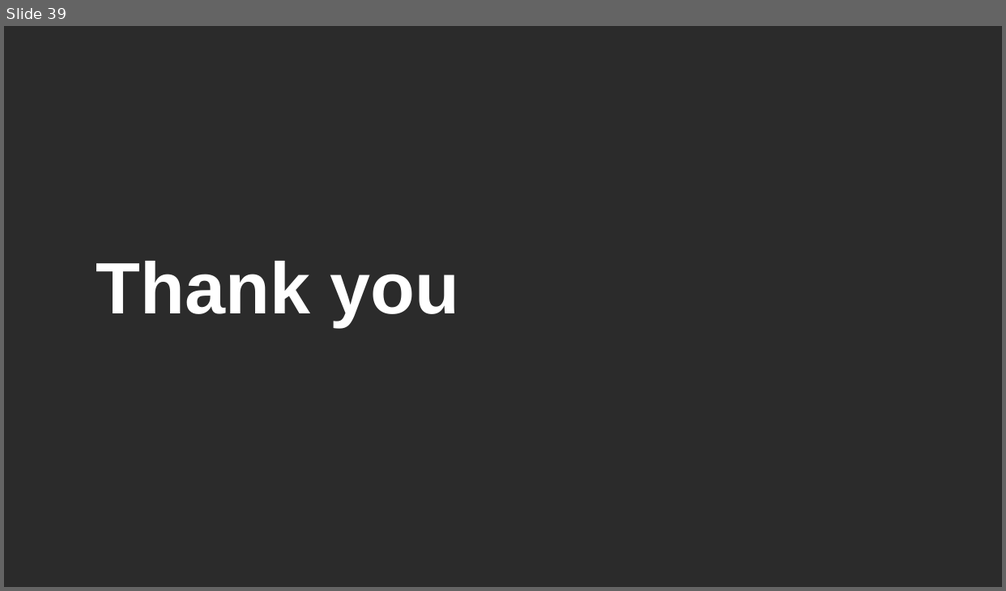
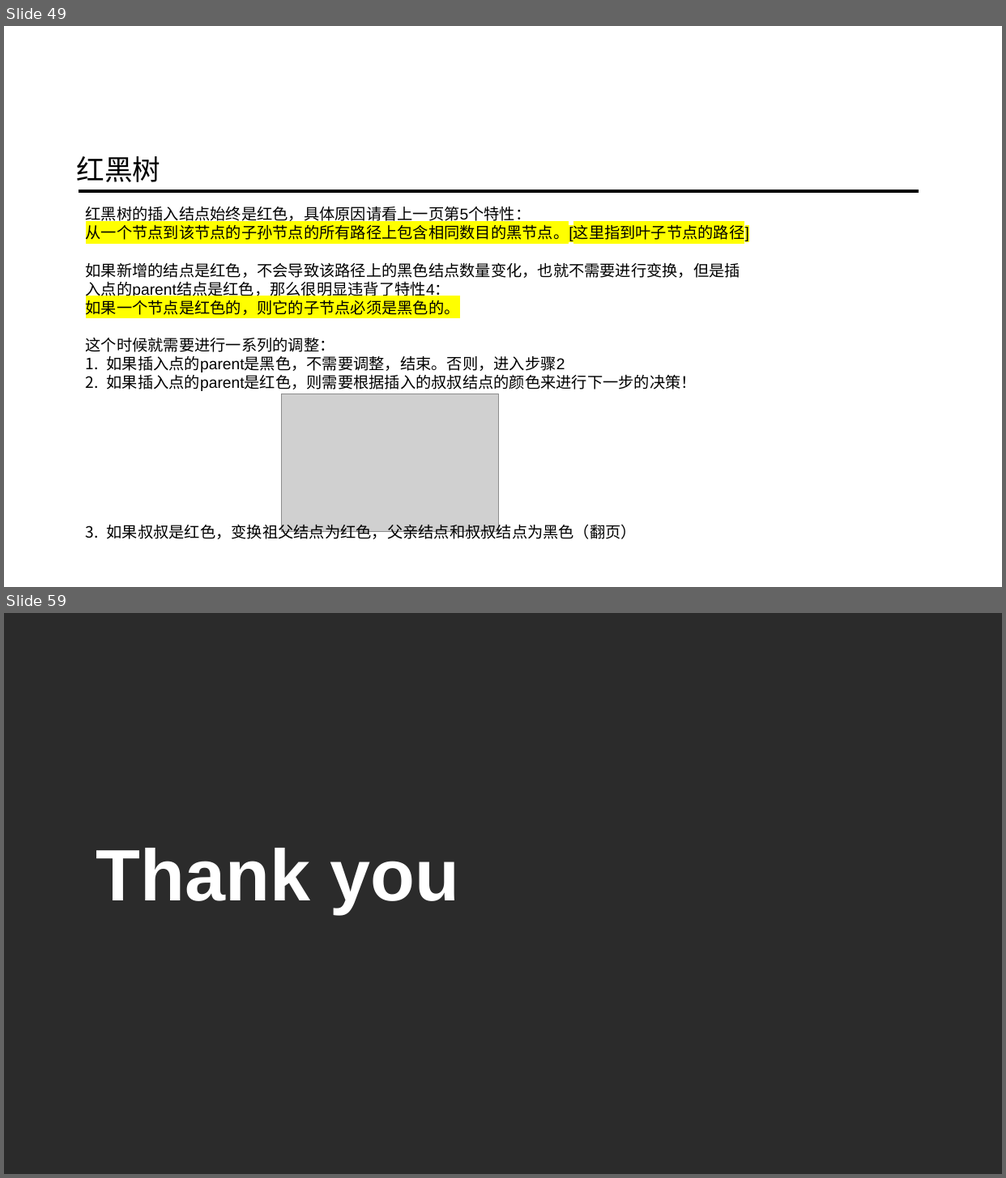
Before and after one commit to ainilili/data-structure-trees-demo, a slide deck: 数据结构之树.pptx. Shown one above the other, each under a label of ours: slide 39 before the commit, slides 49 and 59 after it; the slides between them are not shown. The pictures are 1006x591 and 1006x1178 pixels, drawn with LibreOffice and Linux fonts; fonts in the diff are those of the drawing; grey boxes stand for pictures; background and template pictures are left out; a plain dark background stands for a picture behind light text. Boxes give left, top, right and bottom in pixels: in the first picture for what was removed or moved away, otherwise in the second. Text is boxed around its words. In the diff, an @@ line names an element or a change of style, - is before the commit and + after.

```diff
--- a/数据结构之树.pptx
+++ b/数据结构之树.pptx
@@ slide 49 added at <box>4,26,1002,587</box>, background picture (left out) @@
@@ text added at <box>77,156,161,182</box>, 54 pt, text #000000 @@
+红黑树
@@ line added from (79, 191) to (918, 191), #000000 6.5 pt @@
@@ text added at <box>86,207,749,540</box>, 30 pt, text #000000 @@
+红黑树的插入结点始终是红色，具体原因请看上一页第5个特性：
+从一个节点到该节点的子孙节点的所有路径上包含相同数目的黑节点。[这里指到叶子节点的路径]
+如果新增的结点是红色，不会导致该路径上的黑色结点数量变化，也就不需要进行变换，但是插入点的parent结点是红色，那么很明显违背了特性4：
+如果一个节点是红色的，则它的子节点必须是黑色的。
+这个时候就需要进行一系列的调整：
+1. 如果插入点的parent是黑色，不需要调整，结束。否则，进入步骤2
+2. 如果插入点的parent是红色，则需要根据插入的叔叔结点的颜色来进行下一步的决策！
+3. 如果叔叔是红色，变换祖父结点为红色，父亲结点和叔叔结点为黑色（翻页）
@@ picture added at <box>281,395,498,532</box> @@
@@ what was slide 39 is now slide 59 @@
```
Also in this commit, not shown: 2 slides changed, 31 other slides added, 12 slides removed.
